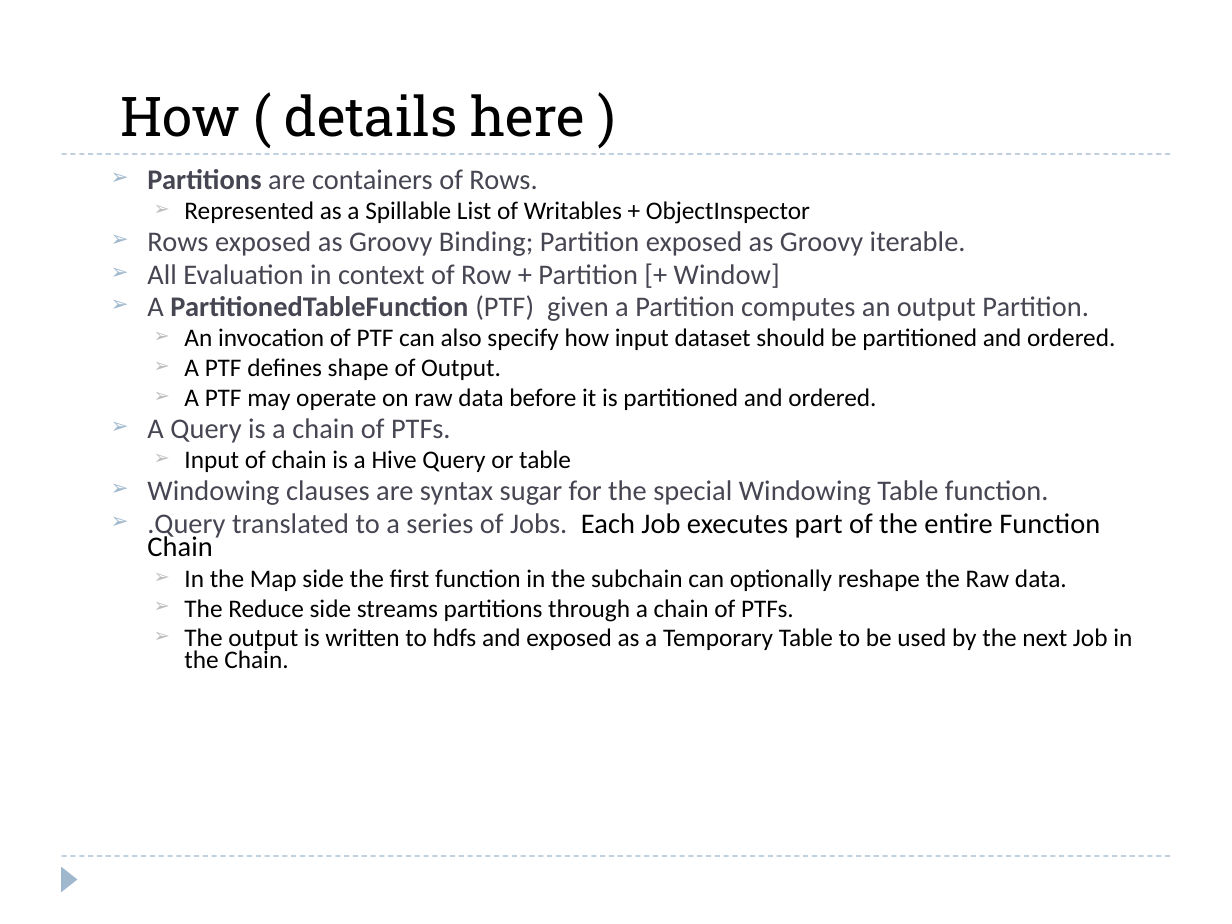
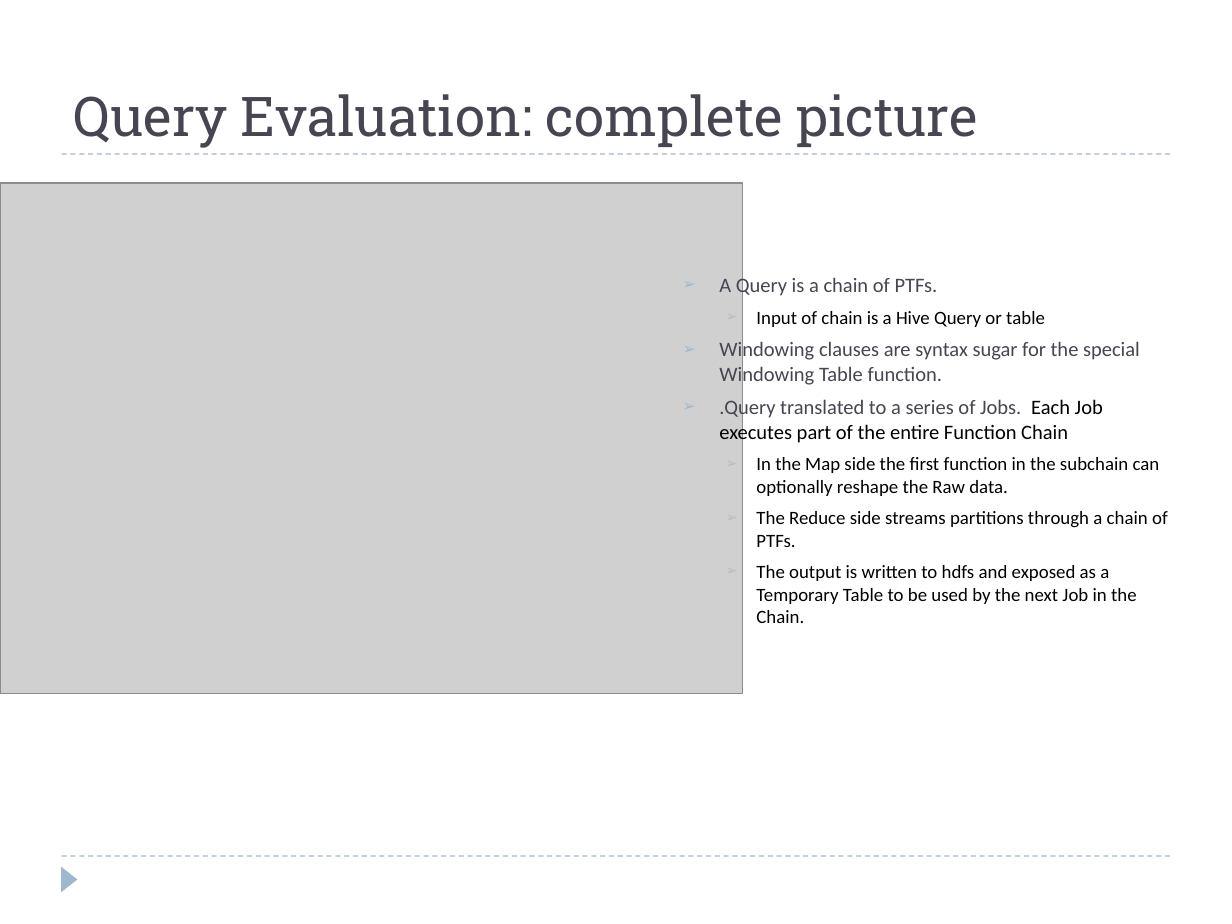
Before and after one commit to hbutani/SQLWindowing, a slide deck: slide 19 of docs/SQW.ppt (slide 17 before the commit). Drawn at 1232x924 pixels with LibreOffice and Linux fonts; fonts in the diff are those of the drawing; grey boxes stand for pictures. Boxes give left, top, right and bottom in pixels: in the first picture for what was removed or moved away, otherwise in the second. Text is boxed around its words. In the diff, an @@ line names an element or a change of style, - is before the commit and + after.

```diff
--- a/docs/SQW.ppt
+++ b/docs/SQW.ppt
@@ title at [74,94,977,148]: text changed; text colour #000000 to #464653 @@
-How ( details here )
+Query Evaluation: complete picture
@@ text at [147,169,1115,410]: paragraphs removed @@
-  ➢ Partitions are containers of Rows.
-    ➢ Represented as a Spillable List of Writables + ObjectInspector
-  ➢ Rows exposed as Groovy Binding; Partition exposed as Groovy iterable.
-  ➢ All Evaluation in context of Row + Partition [+ Window]
-  ➢ A PartitionedTableFunction (PTF) given a Partition computes an output Partition.
-    ➢ An invocation of PTF can also specify how input dataset should be partitioned and ordered.
-    ➢ A PTF defines shape of Output.
-    ➢ A PTF may operate on raw data before it is partitioned and ordered.
@@ picture added at [0,184,743,694] @@
@@ text "A Query is a chain ...": place and size @@
-text "A Query is a chain ..." at [147,169,1132,669]
+text "A Query is a chain ..." at [719,275,1168,623]
@@ text "A Query is a chain ..." at [719,275,1168,623]: size 16.6 to 12 pt in "A Query is a chain of PTFs.", "Windowing clauses are syntax sugar for the ...", ".Query translated to a series of Jobs. ..."; size 14.8 to 11 pt in "Input of chain is a Hive Query ...", "In the Map side the first function ...", "The Reduce side streams partitions through a ...", "The output is written to hdfs and ..."; line spacing 0.7 to 1 @@
```
Also in this commit, not shown: 14 other slides changed, 8 slides added, 6 slides removed.
